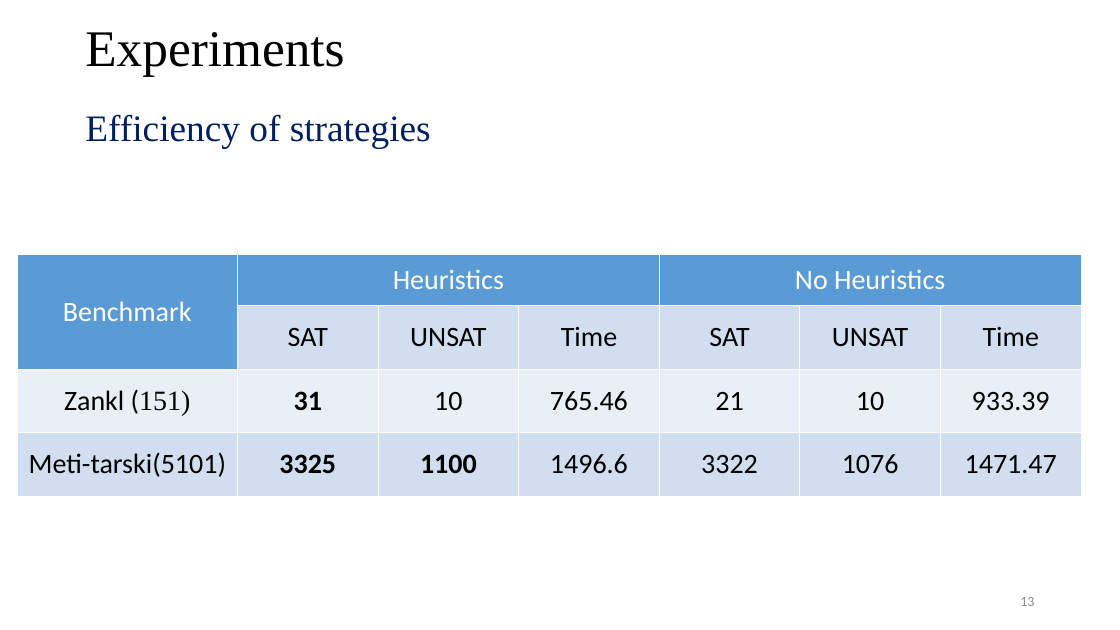
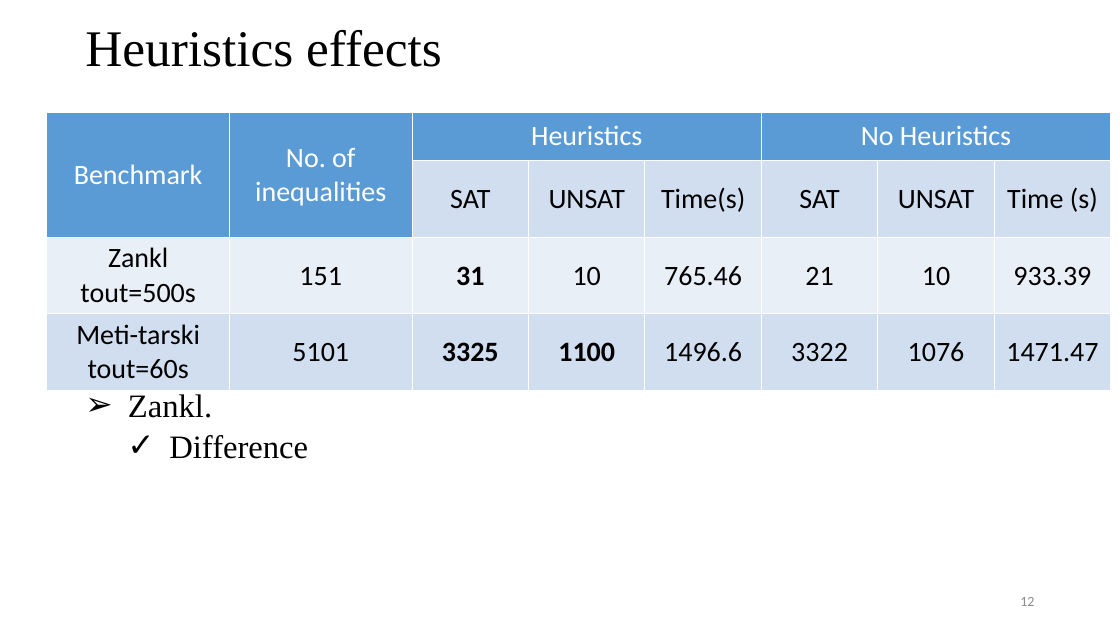
Before and after one commit to tungvx/raSAT, a slide deck: slide 12 of report/thesis/presentation.pptx (slide 13 before the commit). Drawn at 1120x630 pixels with LibreOffice and Linux fonts; fonts in the diff are those of the drawing. Boxes give left, top, right and bottom in pixels: in the first picture for what was removed or moved away, otherwise in the second. Text is boxed around its words. In the diff, an @@ line names an element or a change of style, - is before the commit and + after.

```diff
--- a/report/thesis/presentation.pptx
+++ b/report/thesis/presentation.pptx
@@ title at (85, 30, 442, 67): text changed @@
-Experiments
+Heuristics effects
@@ table at (47, 112, 1112, 383) @@
-column 1: Benchmark |  | Zankl (151) | Meti-tarski(5101)
+column 1: Benchmark |  | Zankl tout=500s | Meti-tarski / tout=60s
+column 2: No. of inequalities |  | 151 | 5101
-column 5, row 2: Time
+column 5, row 2: Time(s)
-column 8, row 2: Time
+column 8, row 2: Time (s)
@@ table: place and size @@
-table at (17, 255, 1079, 497)
+table at (47, 112, 1112, 383)
@@ text removed at (85, 114, 431, 148) @@
-Efficiency of strategies
@@ text added at (128, 394, 308, 459), 28 pt, text #000000 @@
+➢ Zankl.
+  ✓ Difference
```
Also in this commit, not shown: 12 other slides changed, 2 slides added, 7 slides removed.
